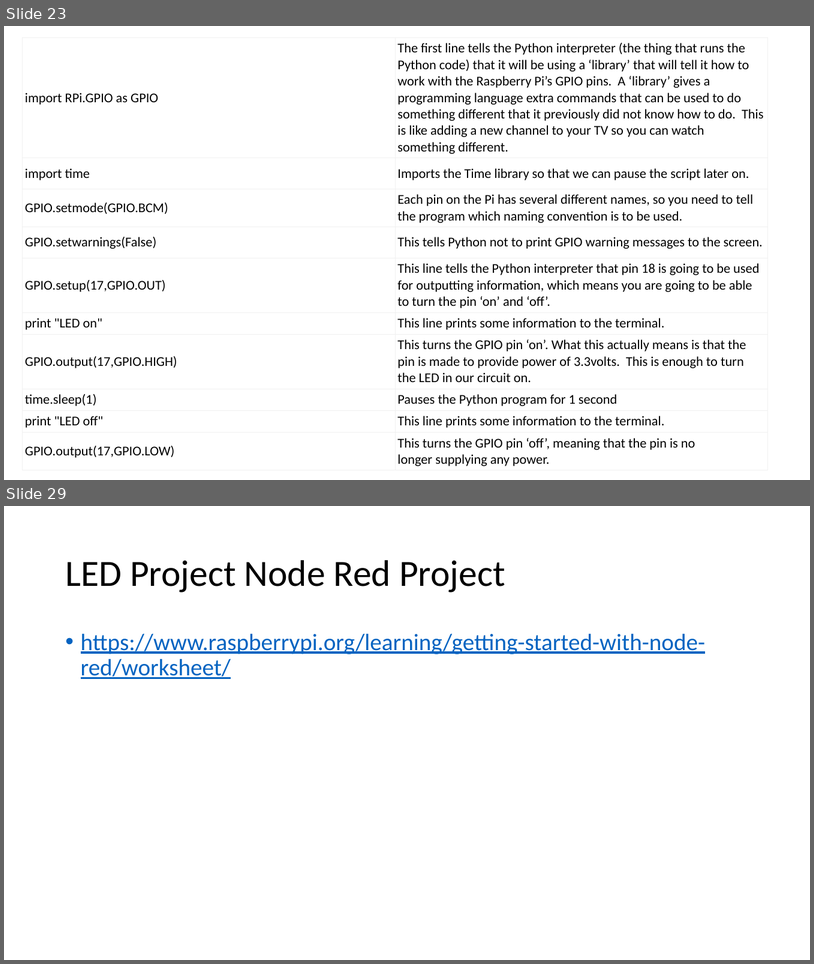
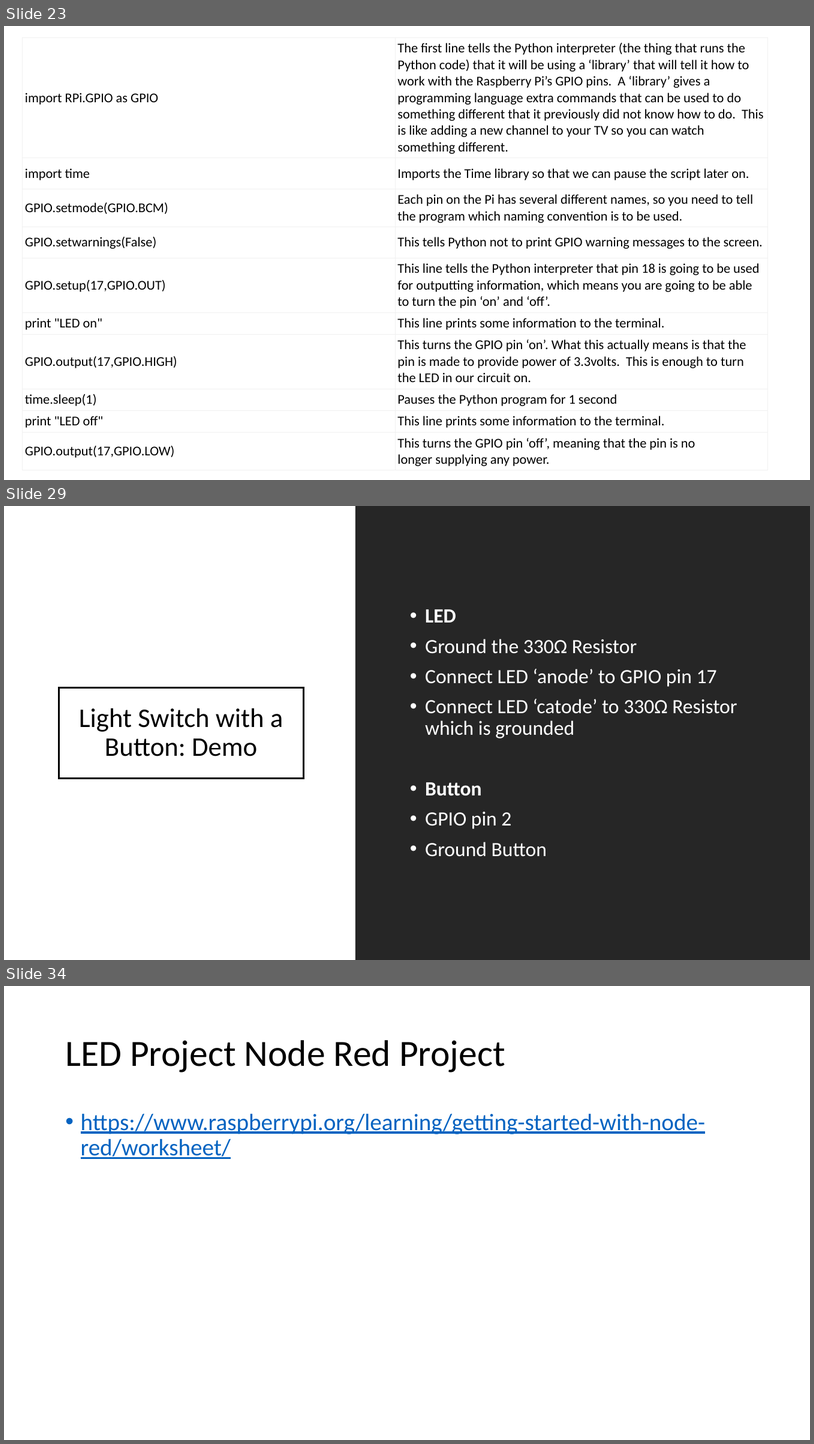
Before and after one commit to mluckenbill/philly-code-camp-2017-1, a slide deck: Philadelphia Code Camp.pptx. Shown one above the other, each under a label of ours: slides 23 and 29 before the commit, slides 23, 29 and 34 after it; the slides between them are not shown. The pictures are 814x964 and 814x1444 pixels, drawn with LibreOffice and Linux fonts; fonts in the diff are those of the drawing. Boxes give left, top, right and bottom in pixels: in the first picture for what was removed or moved away, otherwise in the second. Text is boxed around its words. In the diff, an @@ line names an element or a change of style, - is before the commit and + after.

```diff
--- a/Philadelphia Code Camp.pptx
+++ b/Philadelphia Code Camp.pptx
@@ slide 29 added at (x1=4, y1=506, x2=810, y2=960), background #FFFFFF @@
@@ rectangle added at (x1=356, y1=506, x2=810, y2=960), fill #262626 @@
@@ text added at (x1=425, y1=609, x2=737, y2=856), 24 pt, text #FFFFFF @@
+• LED
+• Ground the 330Ω Resistor
+• Connect LED ‘anode’ to GPIO pin 17
+• Connect LED ‘catode’ to 330Ω Resistor which is grounded
+• Button
+• GPIO pin 2
+• Ground Button
@@ title added at (x1=59, y1=687, x2=304, y2=778), fill #FFFFFF at 50% opacity, outline #000000 2 pt, 32 pt, text #000000 @@
+Light Switch with a Button: Demo
@@ what was slide 29 is now slide 34 @@
```
Also in this commit, not shown: 4 slides changed, 8 other slides added, 4 slides removed, 1 other file.
